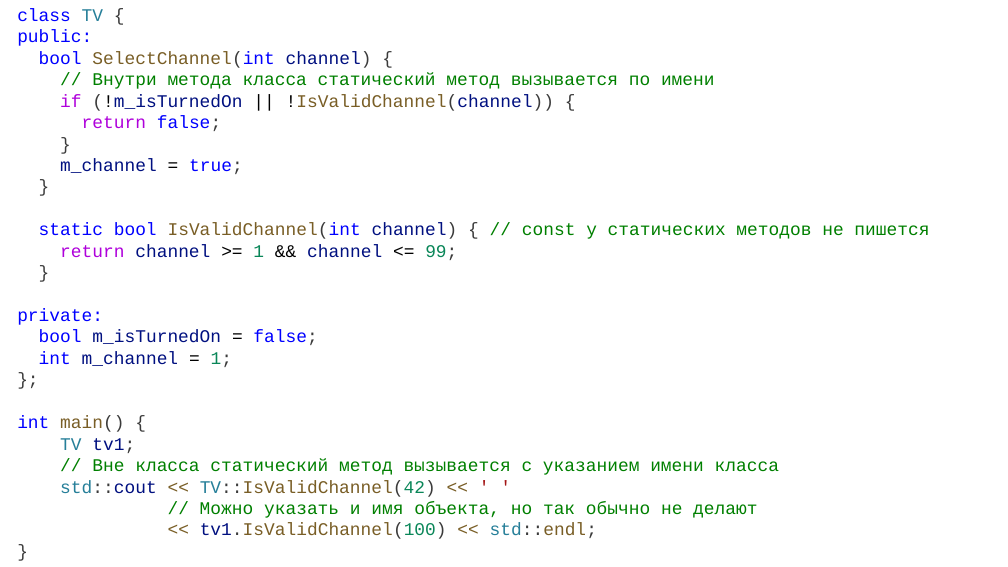
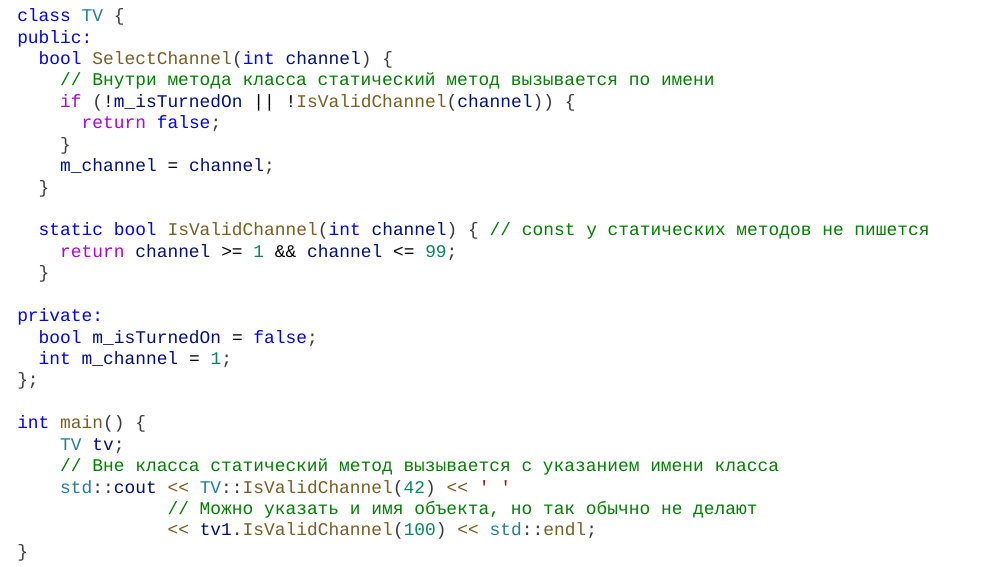
Before and after one commit to alexey-malov/oop, a slide deck: slide 159 of lectures/02/Основы ООП.pptx. Drawn at 1008x567 pixels with LibreOffice and Linux fonts; fonts in the diff are those of the drawing. Boxes give left, top, right and bottom in pixels: in the first picture for what was removed or moved away, otherwise in the second. Text is boxed around its words. In the diff, an @@ line names an element or a change of style, - is before the commit and + after.

```diff
--- a/lectures/02/Основы ООП.pptx
+++ b/lectures/02/Основы ООП.pptx
@@ text at (60,159,275,174): text changed @@
-m_channel = true;
+m_channel = channel;
@@ text at (60,438,124,453): text changed; text colour #001080 to #267F99 @@
-TV tv1;
+TV tv;
```
Also in this commit, not shown: 3 other slides changed, 6 other files.
